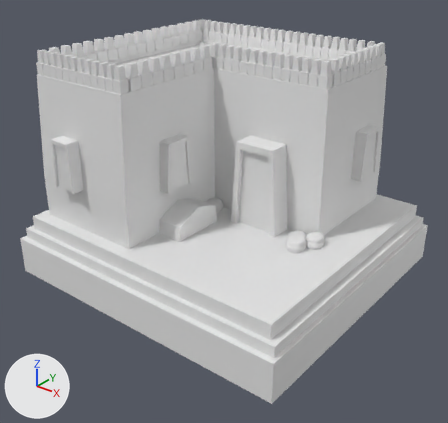
An edit to the COLLADA model art/meshes/structural/mexicas/house_c.dae, drawn before and after from the same camera.
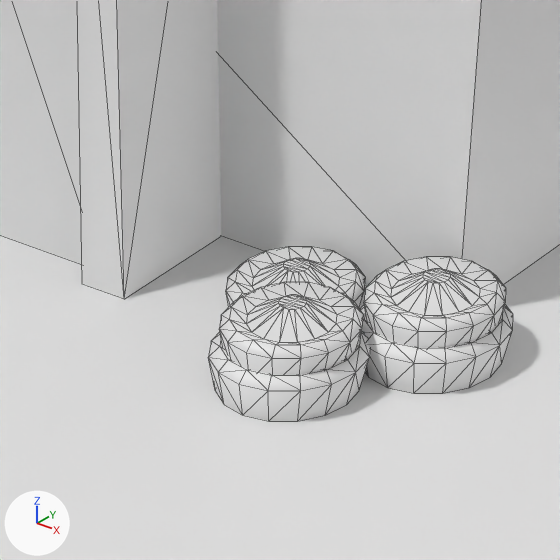
There are two pictures of each version: one whole from a 50 mm camera at (15.14, -19.75, 12.39) aimed at (-0.02, -0.8, 0.65), one close up on the part from 58% to 74% of the width and 47% to 64% of the height. The axes (+X, +Y, +Z) are drawn at lower left. The lights are the same throughout. The close-ups show mesh edges as thin lines. Vertices at the same position are counted once.

Script lines for the objects in view, before the commit:
```python
me_plane_009 = bpy.data.meshes.new('Plane.009')
me_plane_009.from_pydata(...)  # 2088 vertices, 2850 faces; spans x -6.85..6.85, y -6.31..6.31, z -2.03..7.84
ob_house_c = bpy.data.objects.new('House_c', me_plane_009)
ob_house_c.location = (-0.417, 0.0, -0.444)
```
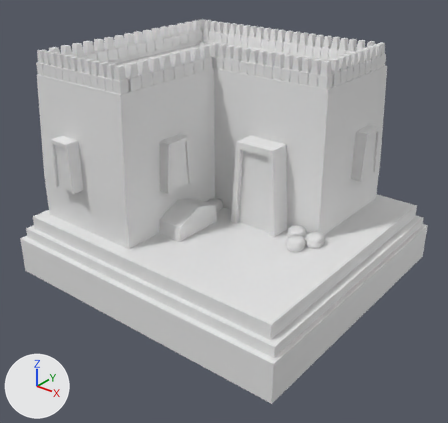
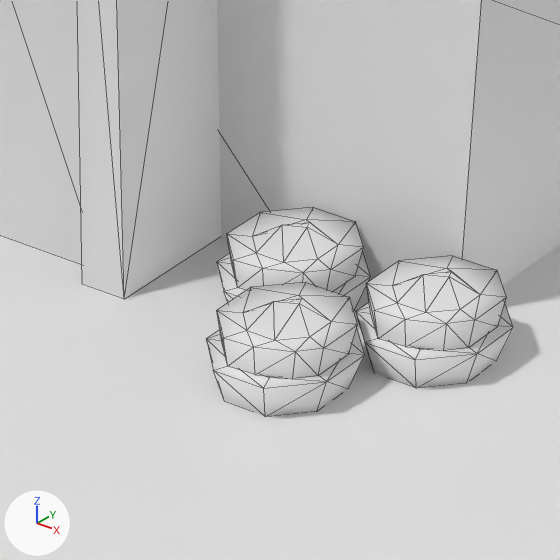
Where the change shows, as pixel boxes [x1, y1, x2, y2] in the close-ups (560 x 560 px):
part 1 of me_plane_009, rebuilt
    before: [364, 257, 506, 348]
    after: [366, 256, 506, 350]
part 2 of me_plane_009, rebuilt (9% wider)
    before: [226, 247, 366, 307]
    after: [217, 251, 370, 310]
part 3 of me_plane_009, rebuilt
    before: [219, 282, 364, 375]
    after: [217, 282, 357, 378]
part 4 of me_plane_009, rebuilt
    before: [360, 305, 513, 393]
    after: [356, 302, 513, 387]
part 5 of me_plane_009, rebuilt
    before: [208, 331, 370, 421]
    after: [206, 328, 365, 416]
part 6 of me_plane_009, added
    after: [227, 207, 364, 291]

Diff of the bpy script that builds the scene:
```diff
--- a/art/meshes/structural/mexicas/house_c.dae.py
+++ b/art/meshes/structural/mexicas/house_c.dae.py
@@ me_plane_009 @@
 # used by ob_house_c; location = (-0.417, 0.0, -0.444)
-me_plane_009.from_pydata(...)  # 2088 vertices, 2850 faces; spans x -6.85..6.85, y -6.31..6.31, z -2.03..7.84
+me_plane_009.from_pydata(...)  # 1780 vertices, 2294 faces; spans x -6.85..6.85, y -6.31..6.31, z -2.03..7.84
+# me_plane_009 part 1: the loose piece of 80 vertices spanning x 4.31..5.01, y -0.71..0.13, z 0.88..1.17 is rebuilt with 27 vertices and now spans x 4.32..4.97, y -0.65..0.13, z 0.9..1.17
+# me_plane_009 part 2: the loose piece of 80 vertices spanning x 3.46..4.17, y -0.71..0.13, z 0.66..0.96 is rebuilt with 24 vertices and now spans x 3.4..4.13, y -0.69..0.19, z 0.69..0.9
+# me_plane_009 part 3: the loose piece of 80 vertices spanning x 3.88..4.58, y -1.42..-0.58, z 0.88..1.17 is rebuilt with 27 vertices and now spans x 3.87..4.52, y -1.39..-0.61, z 0.9..1.17
+# me_plane_009 part 4: the loose piece of 64 vertices spanning x 4.26..5.06, y -0.77..0.18, z 0.7..0.96 is rebuilt with 24 vertices and now spans x 4.28..5.01, y -0.7..0.18, z 0.69..0.9
+# me_plane_009 part 5: the loose piece of 64 vertices spanning x 3.83..4.63, y -1.48..-0.53, z 0.7..0.96 is rebuilt with 24 vertices and now spans x 3.83..4.57, y -1.44..-0.56, z 0.69..0.9
+# me_plane_009 part 6: a new loose piece of 27 vertices spanning x 3.44..4.09, y -0.64..0.14, z 0.9..1.17
```
